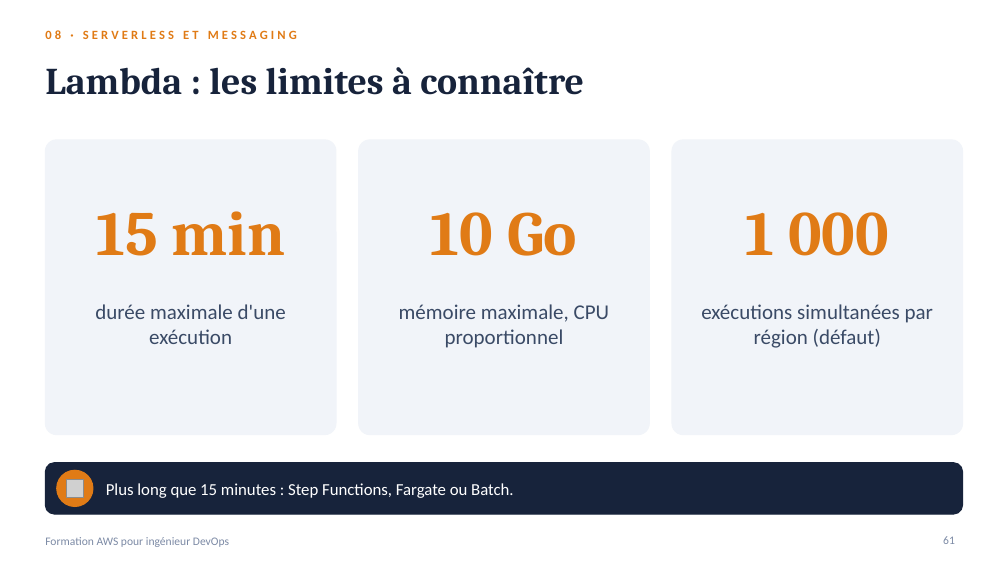
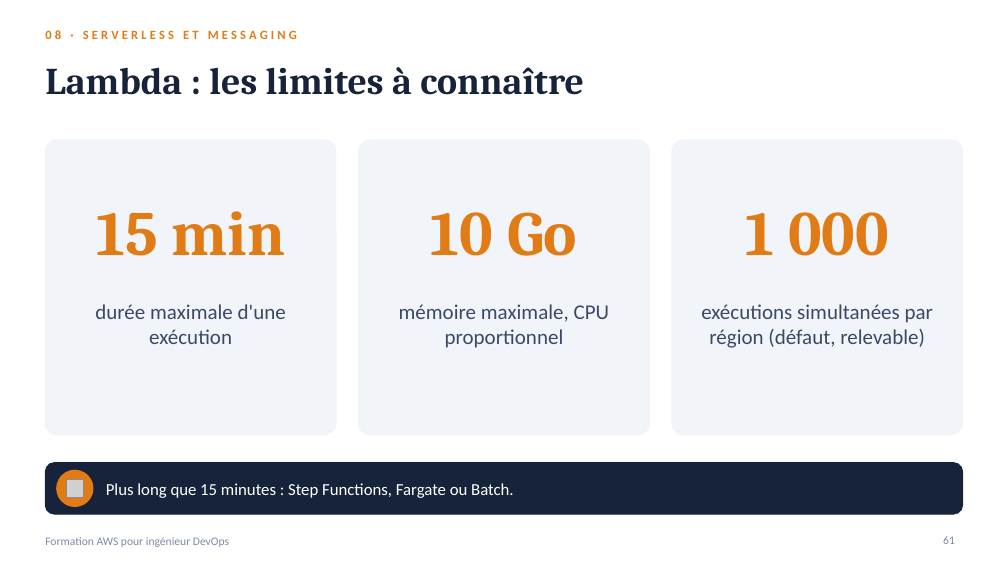
Before and after one commit to nzembouong18/AWS, a slide deck: slide 61 of presentation/formation-aws-devops.pptx. Drawn at 1008x567 pixels with LibreOffice and Linux fonts; fonts in the diff are those of the drawing; grey boxes stand for pictures. Boxes give left, top, right and bottom in pixels: in the first picture for what was removed or moved away, otherwise in the second. Text is boxed around its words. In the diff, an @@ line names an element or a change of style, - is before the commit and + after.

```diff
--- a/presentation/formation-aws-devops.pptx
+++ b/presentation/formation-aws-devops.pptx
@@ text at box(701, 304, 933, 348): text changed @@
-exécutions simultanées par région (défaut)
+exécutions simultanées par région (défaut, relevable)
```
Also in this commit, not shown: 3 other slides changed, 4 other files.
